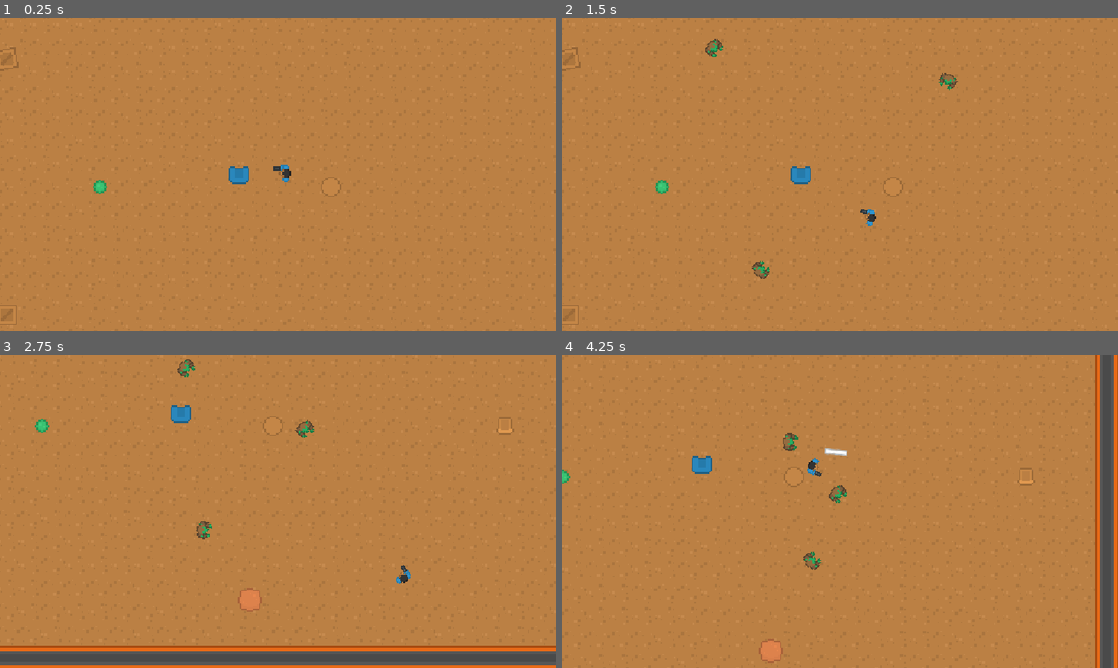
Above: before the commit, frames 1-4 (two rows, left to right).
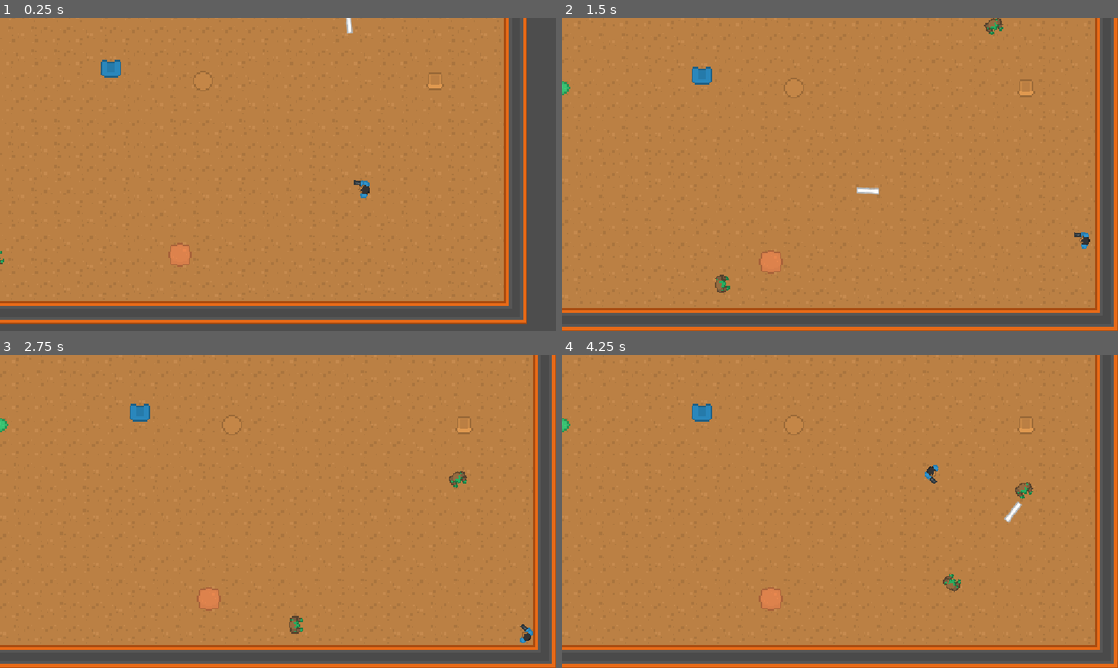
Above: after the commit, the same moments.

Repository: Frickerson/Brackeys_2026.2
Game: Godot game, scene res://Game/Levels/LevelOne.tscn
The game is run twice, just before and just after one commit, with the same random seed, the same clock (stepped at 60 frames per second) and the same inputs.
Inputs (mouse positions are in pixels of both pictures, inside the frame that each line leads up to):
- Up to frame 1 (0.25 s): no input
- Up to frame 2 (1.5 s): move the mouse to (962, 158) at 0.52 s; hold D (Player_Move_Right) 0.53-1.28 s; click (962, 158) at 0.6 s; move the mouse to (728, 190) at 1.27 s; hold S (Player_Move_Down) from 1.28 s (still down); click (728, 190) at 1.35 s
- Up to frame 3 (2.75 s): move the mouse to (333, 442) at 2.02 s; release S (Player_Move_Down) at 2.03 s; hold D (Player_Move_Right) from 2.03 s (still down); click (333, 442) at 2.1 s
- Up to frame 4 (4.25 s): move the mouse to (812, 574) at 2.77 s; release D (Player_Move_Right) at 2.78 s; hold W (Player_Move_Up) 2.78-3.53 s; click (812, 574) at 2.85 s; move the mouse to (1006, 558) at 3.52 s; hold A (Player_Move_Left) from 3.53 s (still down); click (1006, 558) at 3.6 s

The runs differ from the first frame. In frame 1, 19% of the frame differs, in the area x 0-100%, y 0-100%; in frame 2, 13%; in frame 3, 7.9%; in frame 4, 9.4%.

Commit message:
Add move ranges

Diff:
--- a/Game/Levels/LevelOne.tscn
+++ b/Game/Levels/LevelOne.tscn
@@ -38,7 +38,7 @@
 tile_set = ExtResource("1_7t8pm")
 
 [node name="Player" parent="." unique_id=1713415423 groups=["Player"] instance=ExtResource("2_8g3pm")]
-position = Vector2(272, 208)
+position = Vector2(415, 292)
 MoveSpeed = 150.0
 
 [node name="Obstacle" parent="." unique_id=851229595 instance=ExtResource("3_u8oo6")]
--- a/Game/Objects/Enemy/Enemy.gd
+++ b/Game/Objects/Enemy/Enemy.gd
@@ -2,13 +2,15 @@
 
 class_name Enemy
 
+@export var NavigationAgent : NavigationAgent2D
 @export var DefaultWeapon: PackedScene
-@export var AttackRange: float = 500.0
+@export var AttackRange: float = 200.0
 @export var AttackLocation: Node2D
 @export var RayCast : RayCast2D
 @export var MoveSpeed : float = 200.0
+@export var MinMoveRange : float = 100
+@export var MaxMoveRange : float = 300
 
-@onready var NavigationAgent : NavigationAgent2D = $NavigationAgent2D
 @onready var PlayerRef : Player = get_tree().get_first_node_in_group("Player")
 
 var EquippedWeapon: Weapon = null
@@ -19,12 +21,16 @@
 		AttackLocation.add_child(EquippedWeapon)
 
 	RayCast.add_exception(PlayerRef)
+	NavigationAgent.target_desired_distance = MinMoveRange
 
 func _physics_process(delta: float) -> void:
 	if PlayerRef == null:
 		return
 
 	var player_position = PlayerRef.global_position
+	if !_in_move_range(player_position):
+		return
+
 	_move_towards_player(player_position)
 
 	var enable_attack = _in_attack_range(player_position) && _in_line_of_sight(player_position)
@@ -57,3 +63,7 @@
 func _in_line_of_sight(player_position : Vector2) -> bool:
 	RayCast.target_position = RayCast.to_local(player_position)
 	return !RayCast.is_colliding()
+
+func _in_move_range(player_position : Vector2) -> bool:
+	var distance = global_position.distance_squared_to(player_position)
+	return distance <= MaxMoveRange * MaxMoveRange
--- a/Game/Objects/Enemy/Enemy.tscn
+++ b/Game/Objects/Enemy/Enemy.tscn
@@ -11,8 +11,9 @@
 atlas = ExtResource("1_051ad")
 region = Rect2(496, 120, 16, 16)
 
-[node name="Enemy" type="CharacterBody2D" unique_id=2024416287 node_paths=PackedStringArray("AttackLocation", "RayCast")]
+[node name="Enemy" type="CharacterBody2D" unique_id=2024416287 node_paths=PackedStringArray("NavigationAgent", "AttackLocation", "RayCast")]
 script = ExtResource("1_2jigs")
+NavigationAgent = NodePath("NavigationAgent2D")
 DefaultWeapon = ExtResource("2_6nsbb")
 AttackLocation = NodePath("CollisionShape2D/Sprite2D/AttackLocation")
 RayCast = NodePath("CollisionShape2D/Sprite2D/AttackLocation/RayCast2D")
